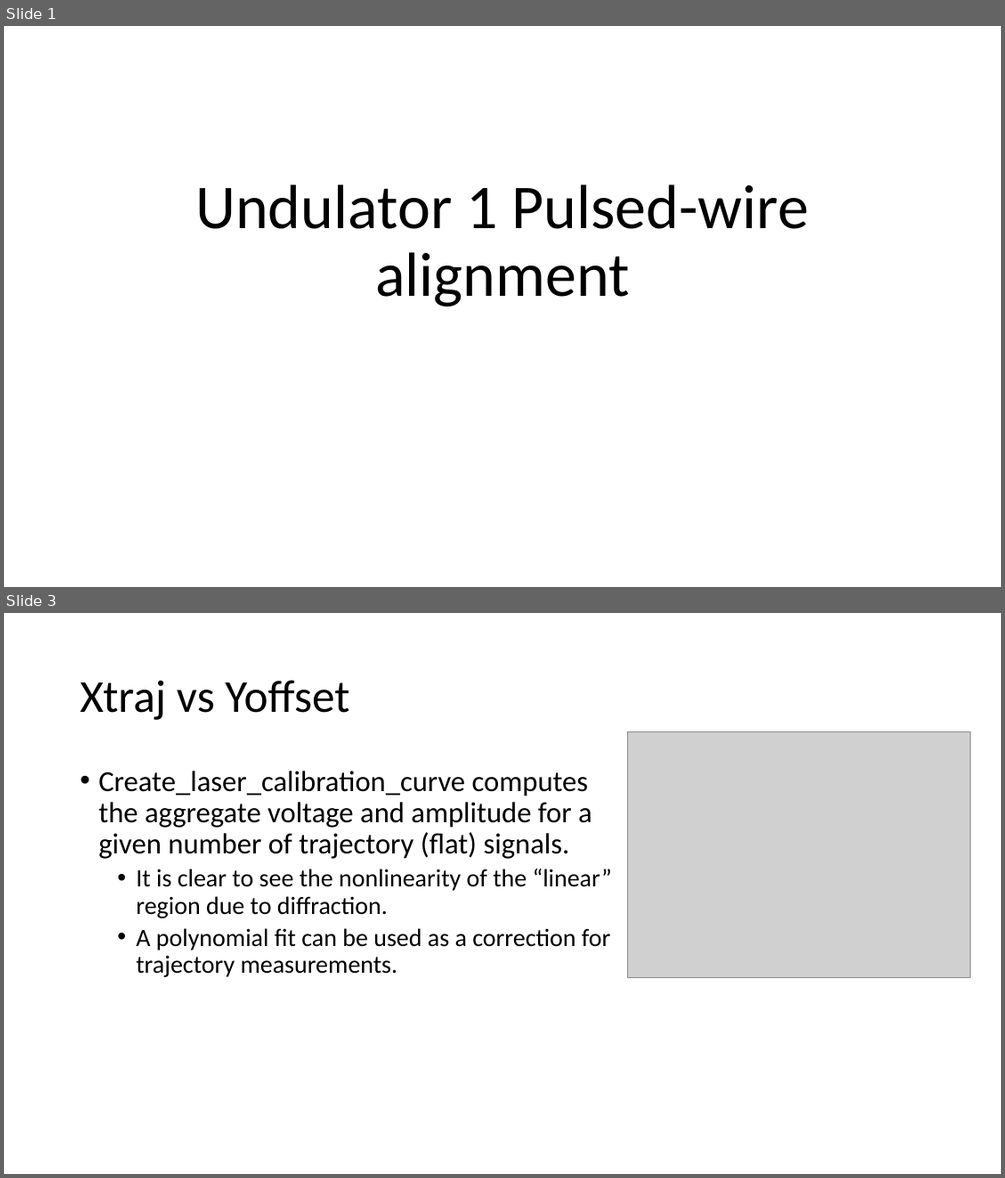
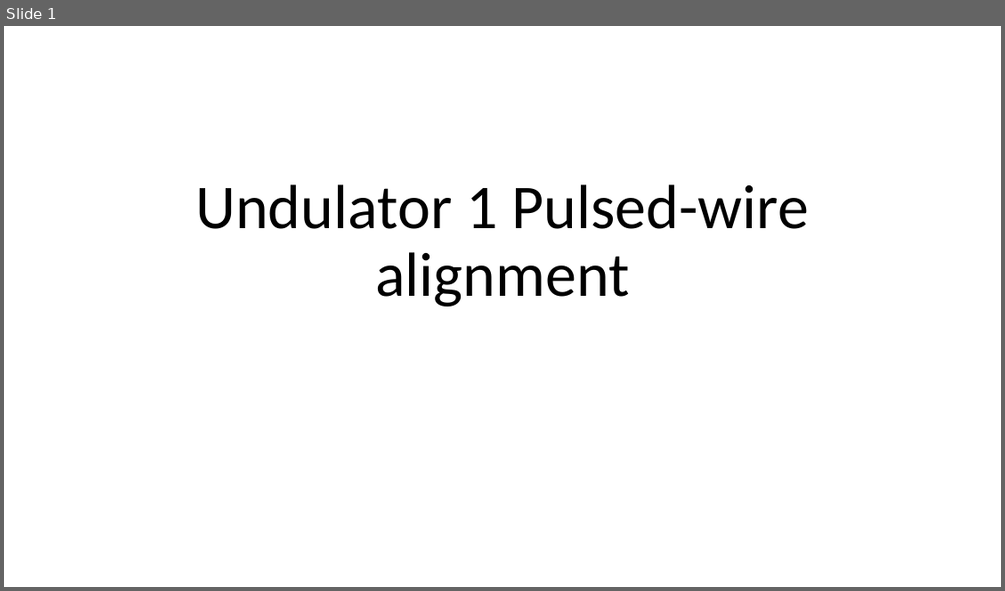
Before and after one commit to afisher000/Pulsed-Wire, a slide deck: Undulator 1 Pulsed-Wire Alignment Dec. 2022.pptx. Shown one above the other, each under a label of ours: slides 1 and 3 before the commit, slide 1 after it; the slides between them are not shown. The pictures are 1005x1178 and 1005x591 pixels, drawn with LibreOffice and Linux fonts; fonts in the diff are those of the drawing; grey boxes stand for pictures. Boxes give left, top, right and bottom in pixels: in the first picture for what was removed or moved away, otherwise in the second. Text is boxed around its words. In the diff, an @@ line names an element or a change of style, - is before the commit and + after.

```diff
--- a/Undulator 1 Pulsed-Wire Alignment Dec. 2022.pptx
+++ b/Undulator 1 Pulsed-Wire Alignment Dec. 2022.pptx
@@ slide 3 removed at box(4, 613, 1001, 1174), background #FFFFFF @@
@@ title removed at box(80, 680, 349, 720) @@
-Xtraj vs Yoffset
@@ picture removed at box(628, 732, 971, 978) @@
@@ text removed at box(98, 771, 612, 977) @@
-• Create_laser_calibration_curve computes the aggregate voltage and amplitude for a given number of trajectory (flat) signals.
-  • It is clear to see the nonlinearity of the “linear” region due to diffraction.
-  • A polynomial fit can be used as a correction for trajectory measurements.
```
Also in this commit, not shown: 1 slide changed, 5 slides added, 3 other files.
